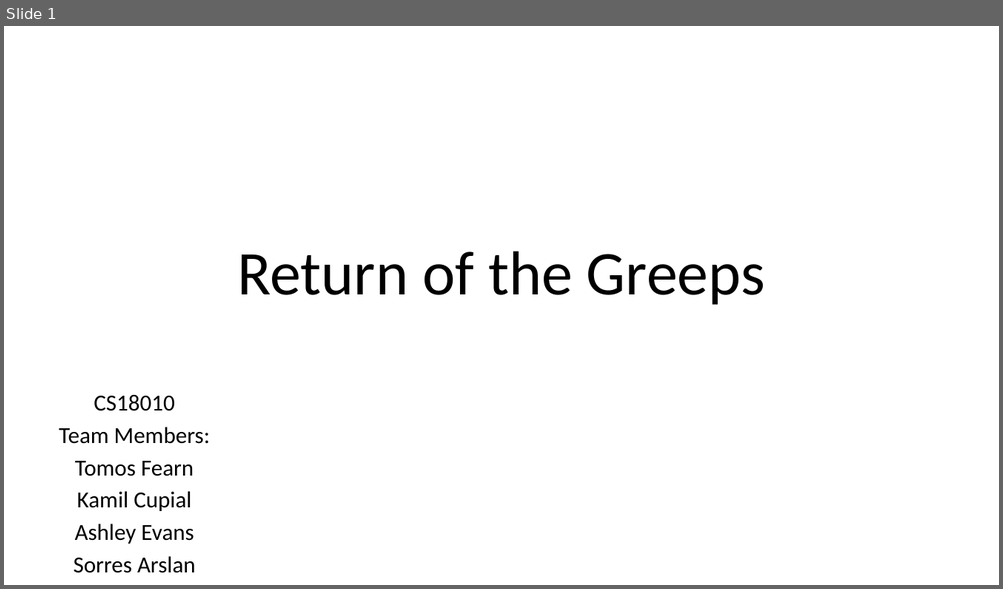
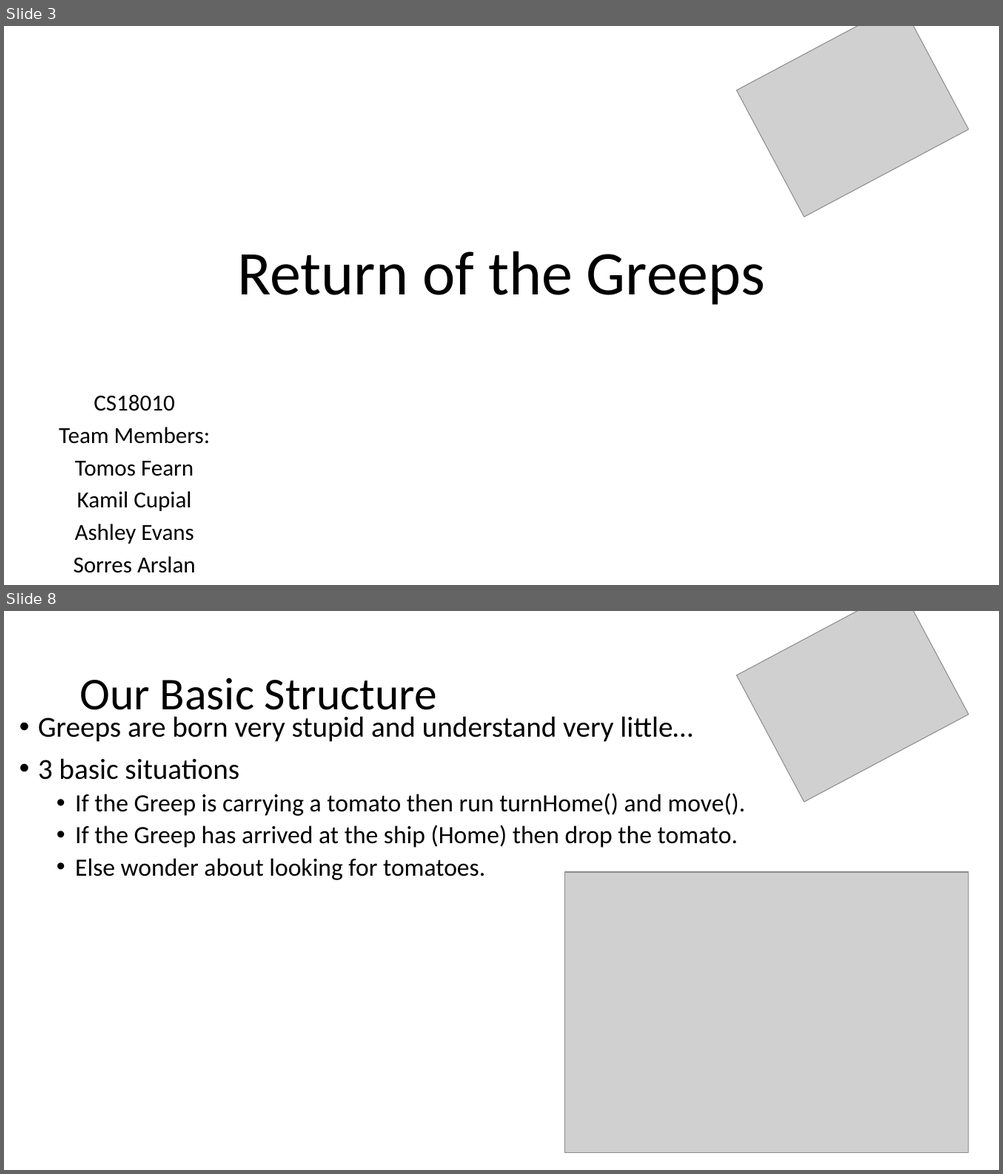
Before and after one commit to tomosfearn/cs18010-presentation, a slide deck: cs18010-presentation-slides.pptx. Shown one above the other, each under a label of ours: slide 1 before the commit, slides 3 and 8 after it; the slides between them are not shown. The pictures are 1003x589 and 1003x1174 pixels, drawn with LibreOffice and Linux fonts; fonts in the diff are those of the drawing; grey boxes stand for pictures. Boxes give left, top, right and bottom in pixels: in the first picture for what was removed or moved away, otherwise in the second. Text is boxed around its words. In the diff, an @@ line names an element or a change of style, - is before the commit and + after.

Commit message:
presentation structure
Just started on creating the structure and content of the presentation

```diff
--- a/cs18010-presentation-slides.pptx
+++ b/cs18010-presentation-slides.pptx
@@ slide 8 added at (4,611,999,1170), background #FFFFFF @@
@@ picture added at (736,611,968,803) @@
@@ title added at (79,678,437,721), 44 pt, text #000000 @@
+Our Basic Structure
@@ text added at (38,716,745,880), 24 pt, text #000000 @@
+• Greeps are born very stupid and understand very little…
+• 3 basic situations
+  • If the Greep is carrying a tomato then run turnHome() and move().
+  • If the Greep has arrived at the ship (Home) then drop the tomato.
+  • Else wonder about looking for tomatoes.
@@ picture added at (564,872,969,1153) @@
@@ what was slide 1 is now slide 3 @@
@@ slide 3 changed as well @@
@@ picture added at (736,26,968,218) @@
```
Also in this commit, not shown: 10 other slides added, 1 slide removed.
